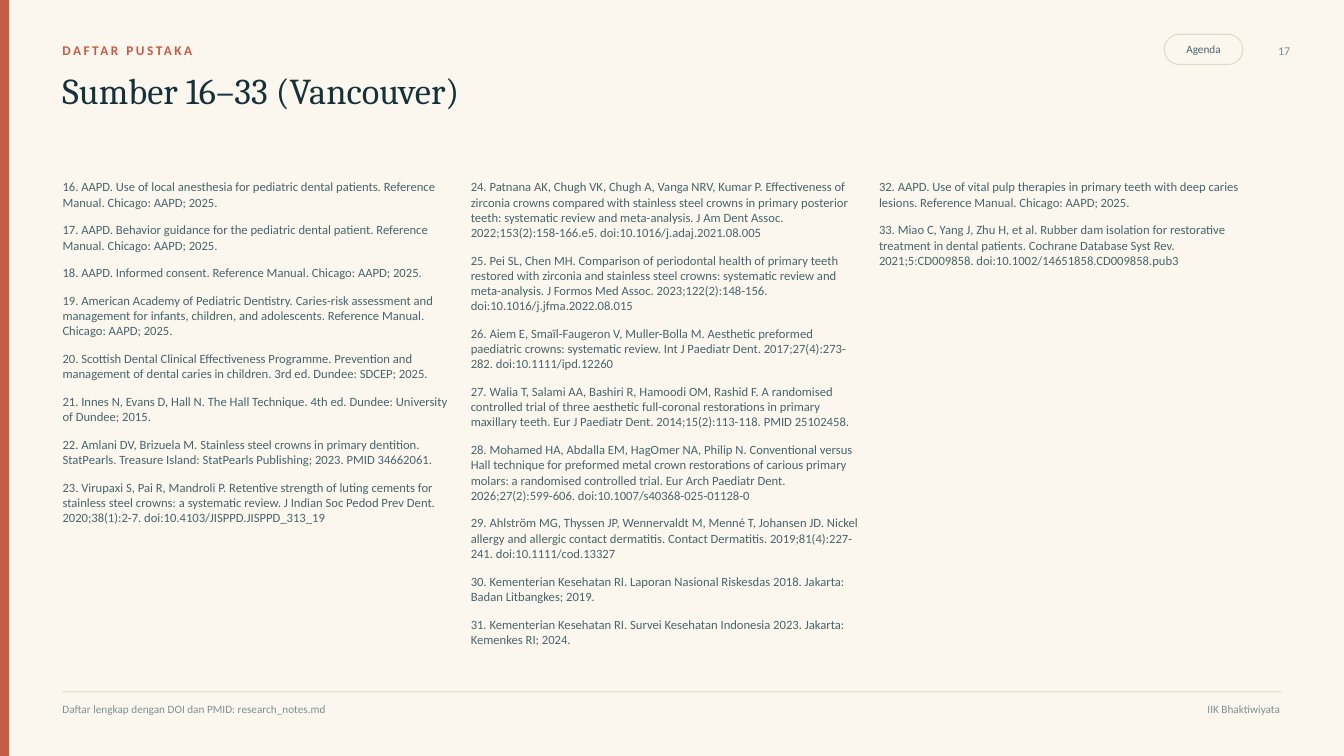
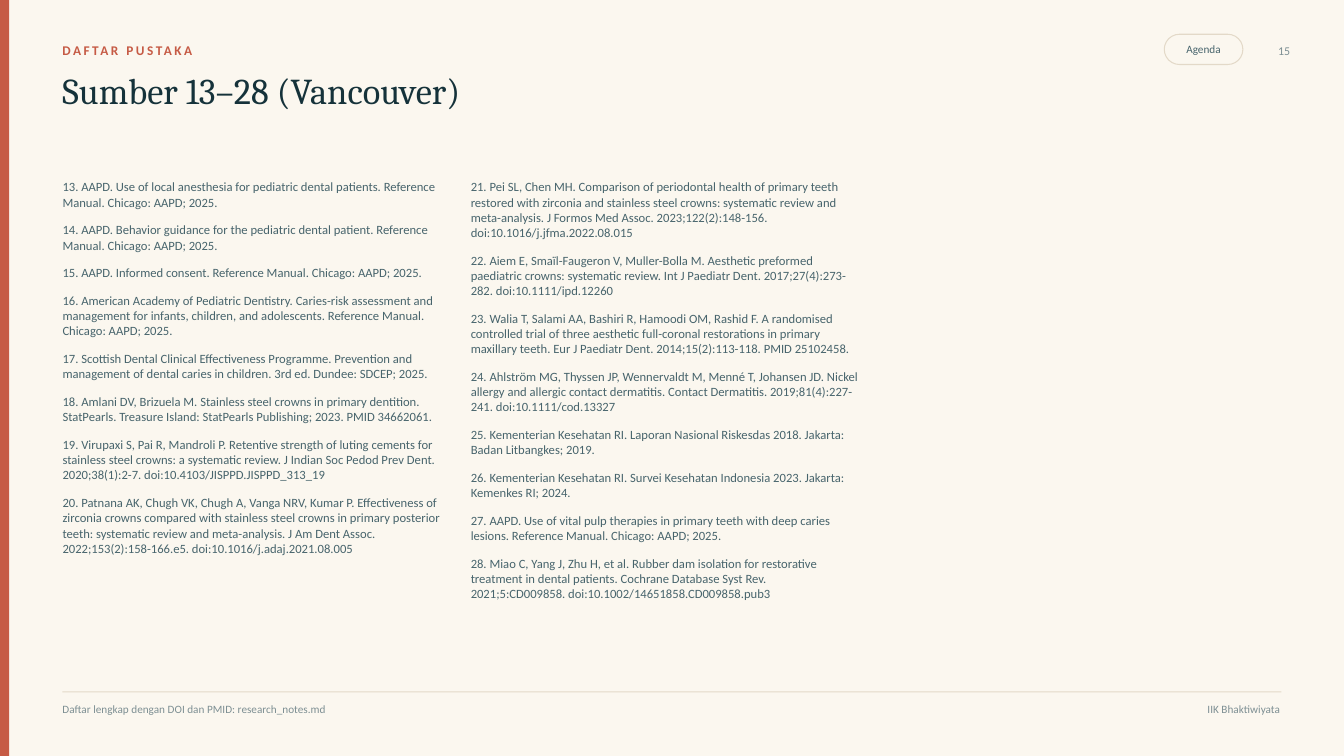
Before and after one commit to maskchanel14-source/agents, a slide deck: slide 15 of deliverables/ssc-pedodonsia/ssc-pedodonsia.pptx (slide 17 before the commit). Drawn at 1344x756 pixels with LibreOffice and Linux fonts; fonts in the diff are those of the drawing. Boxes give left, top, right and bottom in pixels: in the first picture for what was removed or moved away, otherwise in the second. Text is boxed around its words. In the diff, an @@ line names an element or a change of style, - is before the commit and + after.

Commit message:
Fokus ke SSC: hapus bagian Hall dan slide perbandingan, deck jadi 16 slide, alur keputusan, bukti, kasus, kuis, dan lampiran disesuaikan

```diff
--- a/deliverables/ssc-pedodonsia/ssc-pedodonsia.pptx
+++ b/deliverables/ssc-pedodonsia/ssc-pedodonsia.pptx
@@ text at (1278, 47, 1290, 55): text changed @@
-17
+15
@@ text at (62, 78, 460, 109): text changed @@
-Sumber 16–33 (Vancouver)
+Sumber 13–28 (Vancouver)
@@ text at (63, 182, 440, 555): text changed @@
-16. AAPD. Use of local anesthesia for pediatric dental patients. Reference Manual. Chicago: AAPD; 2025.
-17. AAPD. Behavior guidance for the pediatric dental patient. Reference Manual. Chicago: AAPD; 2025.
-18. AAPD. Informed consent. Reference Manual. Chicago: AAPD; 2025.
-19. American Academy of Pediatric Dentistry. Caries-risk assessment and management for infants, children, and adolescents. Reference Manual. Chicago: AAPD; 2025.
-20. Scottish Dental Clinical Effectiveness Programme. Prevention and management of dental caries in children. 3rd ed. Dundee: SDCEP; 2025.
-21. Innes N, Evans D, Hall N. The Hall Technique. 4th ed. Dundee: University of Dundee; 2015.
-22. Amlani DV, Brizuela M. Stainless steel crowns in primary dentition. StatPearls. Treasure Island: StatPearls Publishing; 2023. PMID 34662061.
-23. Virupaxi S, Pai R, Mandroli P. Retentive strength of luting cements for stainless steel crowns: a systematic review. J Indian Soc Pedod Prev Dent. 2020;38(1):2-7. doi:10.4103/JISPPD.JISPPD_313_19
+13. AAPD. Use of local anesthesia for pediatric dental patients. Reference Manual. Chicago: AAPD; 2025.
+14. AAPD. Behavior guidance for the pediatric dental patient. Reference Manual. Chicago: AAPD; 2025.
+15. AAPD. Informed consent. Reference Manual. Chicago: AAPD; 2025.
+16. American Academy of Pediatric Dentistry. Caries-risk assessment and management for infants, children, and adolescents. Reference Manual. Chicago: AAPD; 2025.
+17. Scottish Dental Clinical Effectiveness Programme. Prevention and management of dental caries in children. 3rd ed. Dundee: SDCEP; 2025.
+18. Amlani DV, Brizuela M. Stainless steel crowns in primary dentition. StatPearls. Treasure Island: StatPearls Publishing; 2023. PMID 34662061.
+19. Virupaxi S, Pai R, Mandroli P. Retentive strength of luting cements for stainless steel crowns: a systematic review. J Indian Soc Pedod Prev Dent. 2020;38(1):2-7. doi:10.4103/JISPPD.JISPPD_313_19
+20. Patnana AK, Chugh VK, Chugh A, Vanga NRV, Kumar P. Effectiveness of zirconia crowns compared with stainless steel crowns in primary posterior teeth: systematic review and meta-analysis. J Am Dent Assoc. 2022;153(2):158-166.e5. doi:10.1016/j.adaj.2021.08.005
@@ text at (471, 182, 858, 600): text changed @@
-24. Patnana AK, Chugh VK, Chugh A, Vanga NRV, Kumar P. Effectiveness of zirconia crowns compared with stainless steel crowns in primary posterior teeth: systematic review and meta-analysis. J Am Dent Assoc. 2022;153(2):158-166.e5. doi:10.1016/j.adaj.2021.08.005
-25. Pei SL, Chen MH. Comparison of periodontal health of primary teeth restored with zirconia and stainless steel crowns: systematic review and meta-analysis. J Formos Med Assoc. 2023;122(2):148-156. doi:10.1016/j.jfma.2022.08.015
-26. Aiem E, Smaïl-Faugeron V, Muller-Bolla M. Aesthetic preformed paediatric crowns: systematic review. Int J Paediatr Dent. 2017;27(4):273-282. doi:10.1111/ipd.12260
-27. Walia T, Salami AA, Bashiri R, Hamoodi OM, Rashid F. A randomised controlled trial of three aesthetic full-coronal restorations in primary maxillary teeth. Eur J Paediatr Dent. 2014;15(2):113-118. PMID 25102458.
-28. Mohamed HA, Abdalla EM, HagOmer NA, Philip N. Conventional versus Hall technique for preformed metal crown restorations of carious primary molars: a randomised controlled trial. Eur Arch Paediatr Dent. 2026;27(2):599-606. doi:10.1007/s40368-025-01128-0
-29. Ahlström MG, Thyssen JP, Wennervaldt M, Menné T, Johansen JD. Nickel allergy and allergic contact dermatitis. Contact Dermatitis. 2019;81(4):227-241. doi:10.1111/cod.13327
-30. Kementerian Kesehatan RI. Laporan Nasional Riskesdas 2018. Jakarta: Badan Litbangkes; 2019.
-31. Kementerian Kesehatan RI. Survei Kesehatan Indonesia 2023. Jakarta: Kemenkes RI; 2024.
+21. Pei SL, Chen MH. Comparison of periodontal health of primary teeth restored with zirconia and stainless steel crowns: systematic review and meta-analysis. J Formos Med Assoc. 2023;122(2):148-156. doi:10.1016/j.jfma.2022.08.015
+22. Aiem E, Smaïl-Faugeron V, Muller-Bolla M. Aesthetic preformed paediatric crowns: systematic review. Int J Paediatr Dent. 2017;27(4):273-282. doi:10.1111/ipd.12260
+23. Walia T, Salami AA, Bashiri R, Hamoodi OM, Rashid F. A randomised controlled trial of three aesthetic full-coronal restorations in primary maxillary teeth. Eur J Paediatr Dent. 2014;15(2):113-118. PMID 25102458.
+24. Ahlström MG, Thyssen JP, Wennervaldt M, Menné T, Johansen JD. Nickel allergy and allergic contact dermatitis. Contact Dermatitis. 2019;81(4):227-241. doi:10.1111/cod.13327
+25. Kementerian Kesehatan RI. Laporan Nasional Riskesdas 2018. Jakarta: Badan Litbangkes; 2019.
+26. Kementerian Kesehatan RI. Survei Kesehatan Indonesia 2023. Jakarta: Kemenkes RI; 2024.
+27. AAPD. Use of vital pulp therapies in primary teeth with deep caries lesions. Reference Manual. Chicago: AAPD; 2025.
+28. Miao C, Yang J, Zhu H, et al. Rubber dam isolation for restorative treatment in dental patients. Cochrane Database Syst Rev. 2021;5:CD009858. doi:10.1002/14651858.CD009858.pub3
@@ text removed at (879, 182, 1239, 267) @@
-32. AAPD. Use of vital pulp therapies in primary teeth with deep caries lesions. Reference Manual. Chicago: AAPD; 2025.
-33. Miao C, Yang J, Zhu H, et al. Rubber dam isolation for restorative treatment in dental patients. Cochrane Database Syst Rev. 2021;5:CD009858. doi:10.1002/14651858.CD009858.pub3
```
Also in this commit, not shown: 12 other slides changed, 1 slide added, 3 slides removed, 6 other files.
